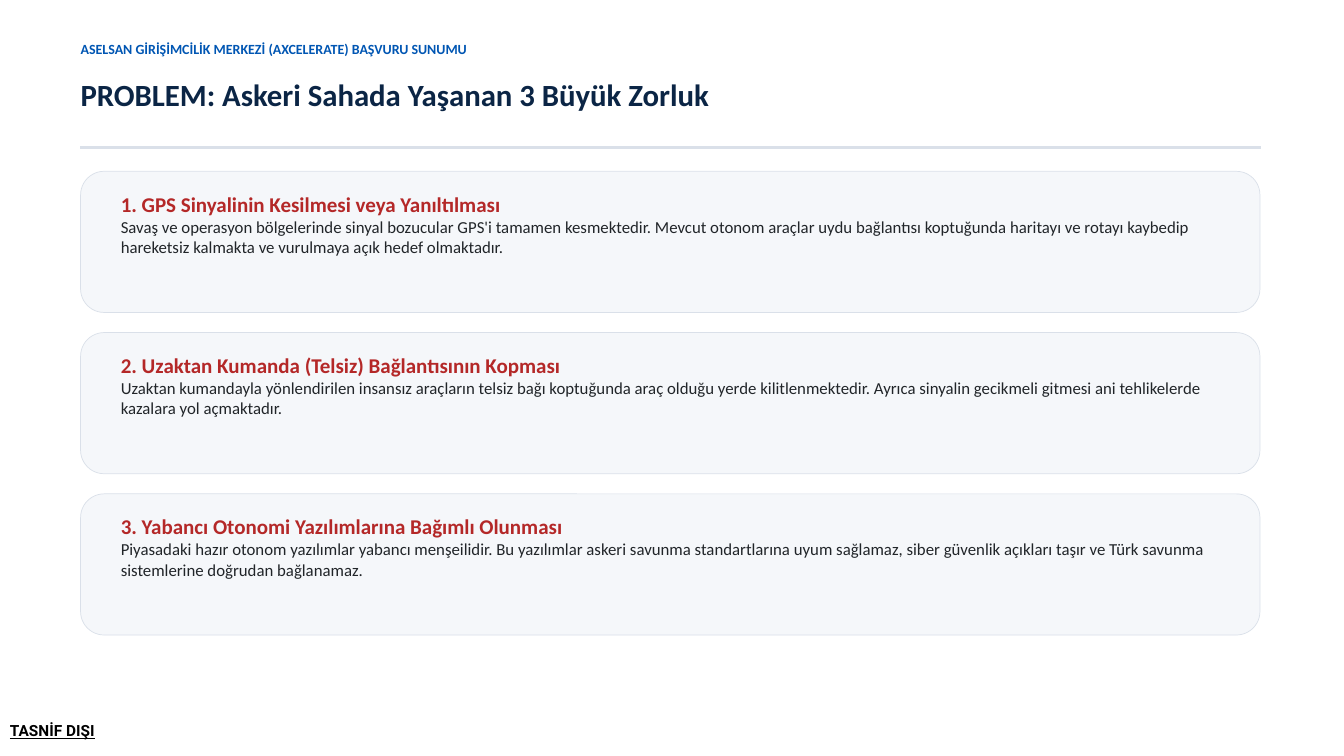
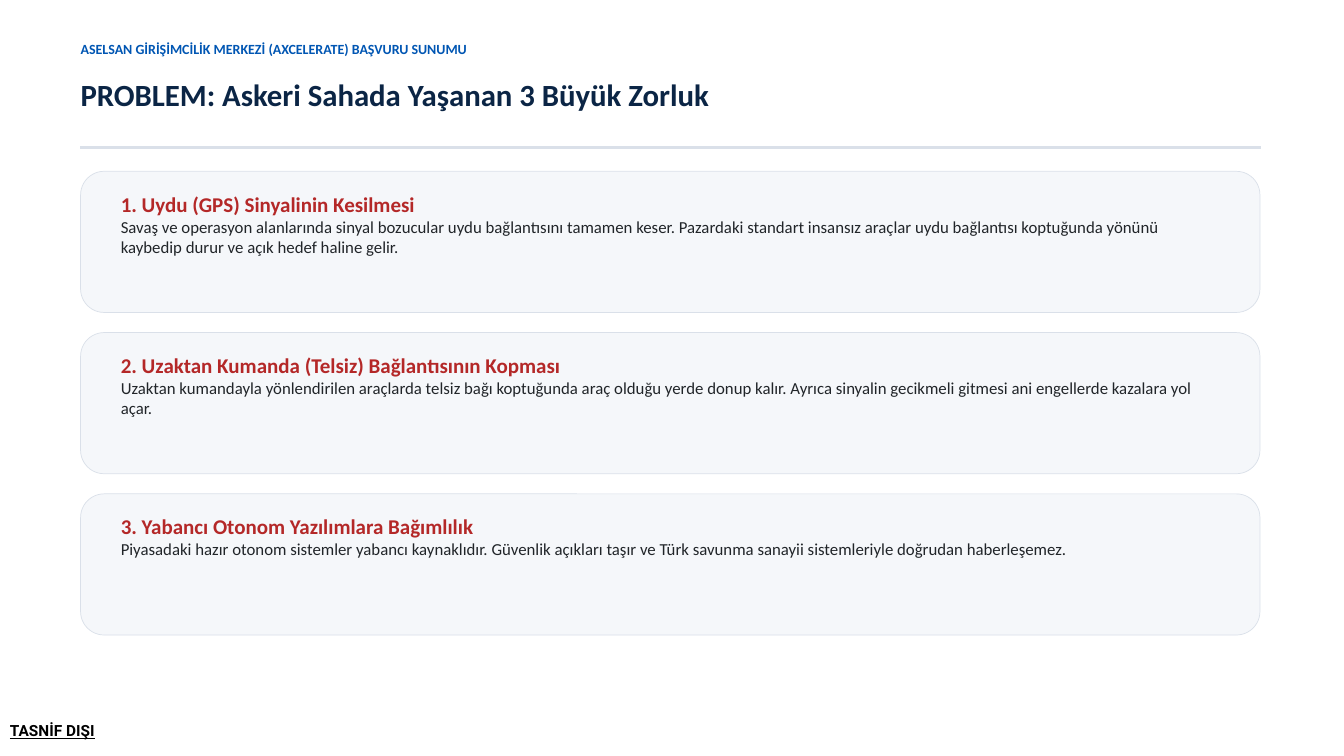
Before and after one commit to Trustia/Trustia, a slide deck: slide 2 of Kurumsal/Sunumlar/Trustia_ASELSAN_Girisim_Sunumu.pptx. Drawn at 1344x756 pixels with LibreOffice and Linux fonts; fonts in the diff are those of the drawing. Boxes give left, top, right and bottom in pixels: in the first picture for what was removed or moved away, otherwise in the second. Text is boxed around its words. In the diff, an @@ line names an element or a change of style, - is before the commit and + after.

```diff
--- a/Kurumsal/Sunumlar/Trustia_ASELSAN_Girisim_Sunumu.pptx
+++ b/Kurumsal/Sunumlar/Trustia_ASELSAN_Girisim_Sunumu.pptx
@@ text at box(121, 196, 1158, 256): text changed @@
-1. GPS Sinyalinin Kesilmesi veya Yanıltılması
-Savaş ve operasyon bölgelerinde sinyal bozucular GPS'i tamamen kesmektedir. Mevcut otonom araçlar uydu bağlantısı koptuğunda haritayı ve rotayı kaybedip hareketsiz kalmakta ve vurulmaya açık hedef olmaktadır.
+1. Uydu (GPS) Sinyalinin Kesilmesi
+Savaş ve operasyon alanlarında sinyal bozucular uydu bağlantısını tamamen keser. Pazardaki standart insansız araçlar uydu bağlantısı koptuğunda yönünü kaybedip durur ve açık hedef haline gelir.
@@ text at box(121, 382, 1191, 417): text changed @@
-Uzaktan kumandayla yönlendirilen insansız araçların telsiz bağı koptuğunda araç olduğu yerde kilitlenmektedir. Ayrıca sinyalin gecikmeli gitmesi ani tehlikelerde kazalara yol açmaktadır.
+Uzaktan kumandayla yönlendirilen araçlarda telsiz bağı koptuğunda araç olduğu yerde donup kalır. Ayrıca sinyalin gecikmeli gitmesi ani engellerde kazalara yol açar.
@@ text at box(121, 519, 1066, 558): text changed @@
-3. Yabancı Otonomi Yazılımlarına Bağımlı Olunması
-Piyasadaki hazır otonom yazılımlar yabancı menşeilidir. Bu yazılımlar askeri savunma standartlarına uyum sağlamaz, siber güvenlik açıkları taşır ve Türk savunma sistemlerine doğrudan bağlanamaz.
+3. Yabancı Otonom Yazılımlara Bağımlılık
+Piyasadaki hazır otonom sistemler yabancı kaynaklıdır. Güvenlik açıkları taşır ve Türk savunma sanayii sistemleriyle doğrudan haberleşemez.
```
Also in this commit, not shown: 12 other slides changed, 3 other files.
